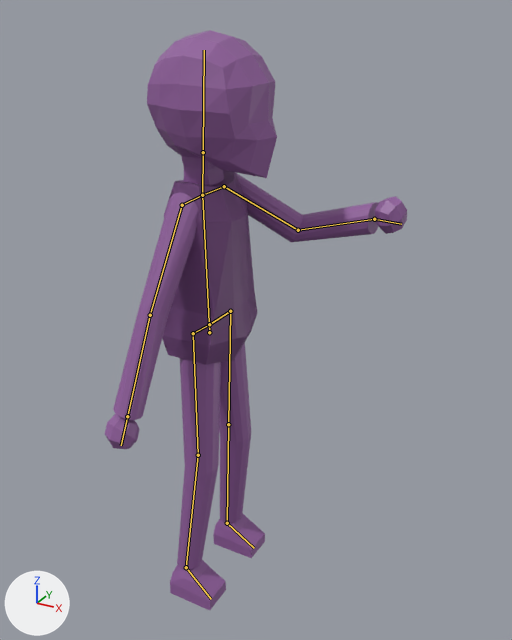
Before and after pictures for a commit that changed the Blender file Models/Mother talking.blend.
Camera for both pictures: a camera (50 mm lens) standing at (5.33, -8.26, 8.79) and looking at (0.77, 0.03, 4.65). The axes (+X, +Y, +Z) are drawn at lower left. The lights are the same throughout. The first picture is the older version. Both versions are drawn at frame 0 of the action 'Armature TorsoAction'; the numbers are the values there. The bones that bend it are drawn over the model as lines.

Objects in the first picture: 'body'.
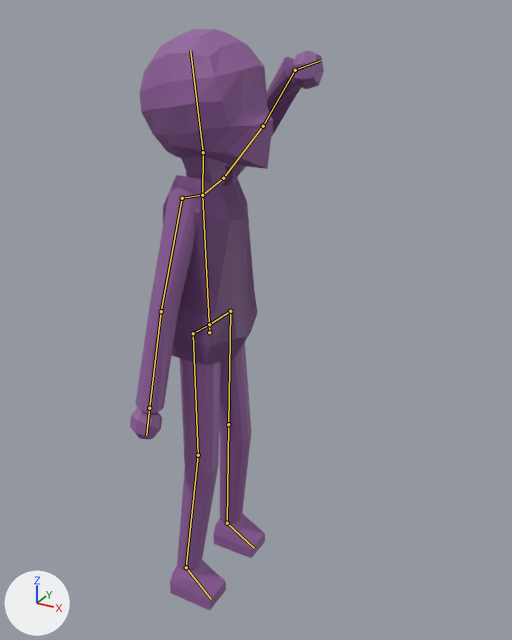
Boxes (x1, y1, x2, y2) around the edits, measured in the pictures (512 x 640 px):
```json
{"object": "body", "change": "posed", "before": [105, 30, 407, 610], "after": [130, 29, 324, 610], "on screen": "36% narrower"}
{"bone": "Left Shoulder", "before": "(202, 195) to (182, 205)", "after": "(202, 195) to (182, 198)"}
{"bone": "L Upperarm", "before": "(182, 205) to (150, 315)", "after": "(182, 198) to (161, 311)"}
{"bone": "R Shoulder", "before": "(202, 195) to (224, 186)", "after": "(202, 195) to (223, 178)"}
{"bone": "R Upper Arm", "before": "(224, 186) to (298, 230)", "after": "(223, 178) to (263, 126)"}
{"bone": "R Forearm", "before": "(298, 230) to (374, 219)", "after": "(263, 126) to (295, 70)"}
{"bone": "R Hand", "before": "(374, 219) to (401, 224)", "after": "(295, 70) to (320, 60)"}
{"bone": "head", "before": "(203, 152) to (204, 50)", "after": "(203, 152) to (190, 50)"}
```

The change, as JSON lines over the scene's bpy script:
```json
{"block": "bone_left_shoulder", "where": "bone_left_shoulder = bpy.data.objects['Armature Torso'].pose.bones['Left Shoulder']  # child of 'Torso'"}
{"op": "set", "path": "bone_left_shoulder.rotation_quaternion", "old": "(0.997, -0.075, 0.0, -0.002)", "new": "(0.987, -0.161, 0.0, -0.005)", "note": "degrees (-9, 0, 0) -> degrees (-19, 0, -1)"}
{"block": "bone_l_upperarm", "where": "bone_l_upperarm = bpy.data.objects['Armature Torso'].pose.bones['L Upperarm']  # child of 'Left Shoulder'"}
{"op": "set", "path": "bone_l_upperarm.rotation_quaternion", "old": "(0.969, 0.243, -0.03, -0.046)", "new": "(0.908, 0.411, -0.037, -0.075)", "note": "degrees (28, -2, -6) -> degrees (49, 0, -10)"}
{"block": "bone_r_shoulder", "where": "bone_r_shoulder = bpy.data.objects['Armature Torso'].pose.bones['R Shoulder']  # child of 'Torso'"}
{"op": "set", "path": "bone_r_shoulder.rotation_quaternion", "old": "(0.994, 0.111, 0.001, -0.002)", "new": "(0.977, 0.212, 0.001, -0.003)", "note": "degrees (13, 0, 0) -> degrees (25, 0, 0)"}
{"block": "bone_r_upper_arm", "where": "bone_r_upper_arm = bpy.data.objects['Armature Torso'].pose.bones['R Upper Arm']  # child of 'R Shoulder'"}
{"op": "set", "path": "bone_r_upper_arm.rotation_quaternion", "old": "(0.871, -0.156, -0.154, -0.44)", "new": "(0.829, 0.323, -0.416, -0.186)", "note": "degrees (-9, -24, -52) -> degrees (57, -35, -45)"}
{"block": "bone_r_forearm", "where": "bone_r_forearm = bpy.data.objects['Armature Torso'].pose.bones['R Forearm']  # child of 'R Upper Arm'"}
{"op": "set", "path": "bone_r_forearm.rotation_quaternion", "old": "(0.925, -0.095, -0.101, -0.353)", "new": "(0.659, 0.216, 0.259, -0.673)", "note": "degrees (-6, -15, -41) -> degrees (-5, 39, -93)"}
{"block": "bone_r_hand", "where": "bone_r_hand = bpy.data.objects['Armature Torso'].pose.bones['R Hand']  # child of 'R Forearm'"}
{"op": "set", "path": "bone_r_hand.rotation_quaternion", "old": "(0.995, 0.04, -0.042, 0.085)", "new": "(0.987, -0.095, -0.049, -0.122)", "note": "degrees (4, -5, 10) -> degrees (-10, -7, -13)"}
{"block": "bone_head", "where": "bone_head = bpy.data.objects['Armature Torso'].pose.bones['head']  # child of 'neck'"}
{"op": "set", "path": "bone_head.rotation_quaternion", "old": "(1.0, 0.0, 0.0, 0.0)", "new": "(0.996, 0.0, -0.003, 0.093)", "note": "degrees (0, 0, 0) -> degrees (0, 0, 11)"}
```
